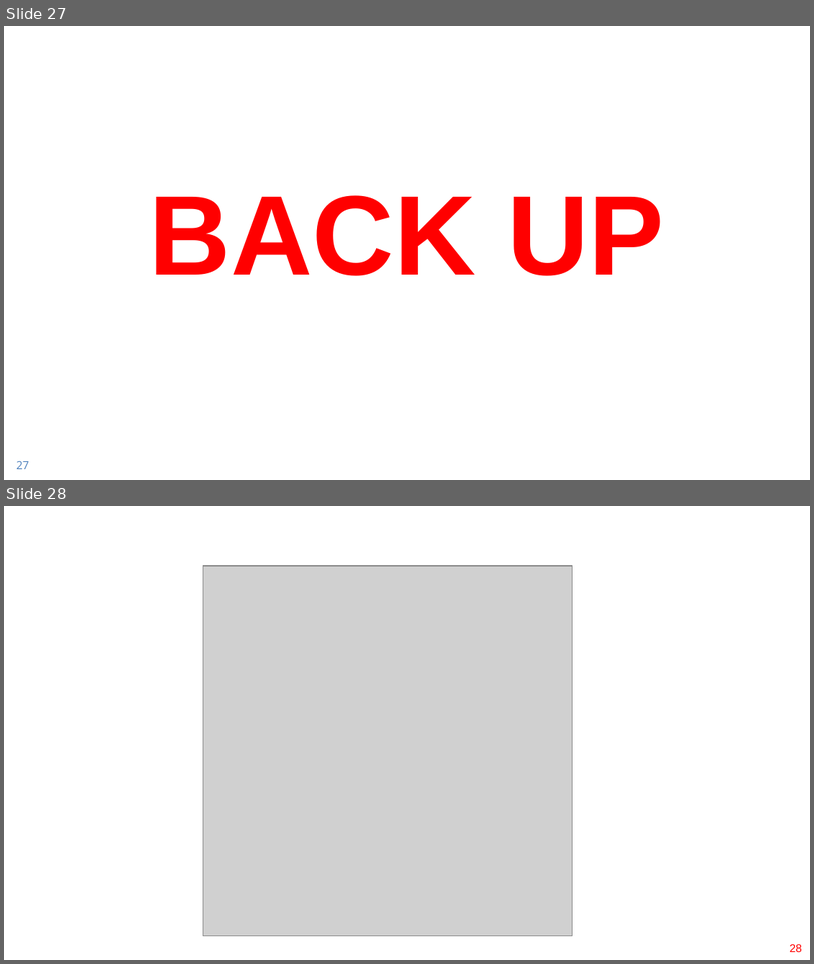
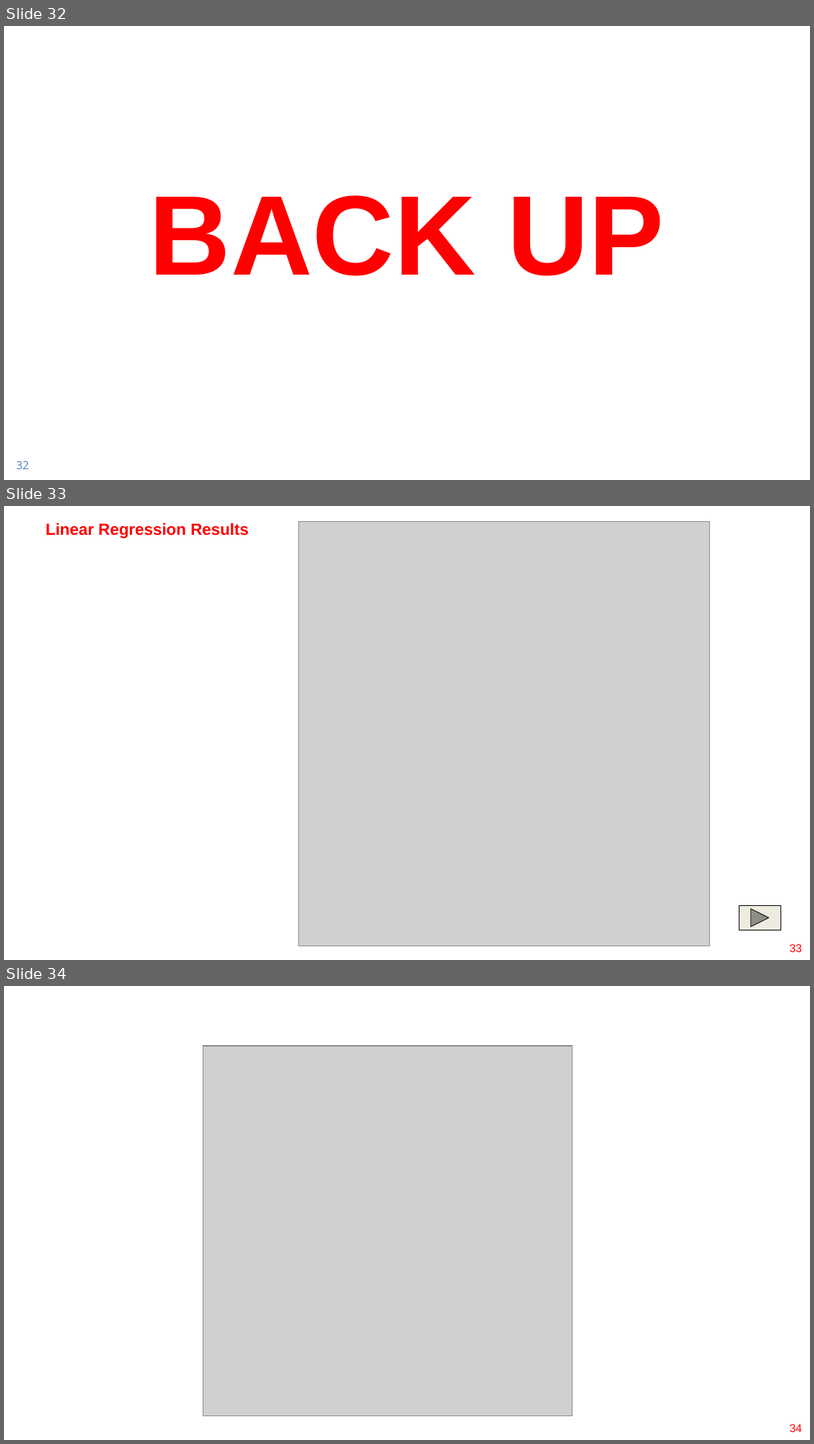
Before and after one commit to aburstyn9068/final_project, a slide deck: ppt/Final Project Group 1 v2.pptx. Shown one above the other, each under a label of ours: slides 27 and 28 before the commit, slides 32, 33 and 34 after it. The pictures are 814x964 and 814x1444 pixels, drawn with LibreOffice and Linux fonts; fonts in the diff are those of the drawing; grey boxes stand for pictures. Boxes give left, top, right and bottom in pixels: in the first picture for what was removed or moved away, otherwise in the second. Text is boxed around its words. In the diff, an @@ line names an element or a change of style, - is before the commit and + after.

```diff
--- a/ppt/Final Project Group 1 v2.pptx
+++ b/ppt/Final Project Group 1 v2.pptx
@@ slide 33 added at box(4, 506, 810, 960), background #FFFFFF @@
@@ title added at box(46, 523, 249, 538), 14.4 pt, text #FF0000, bold @@
+Linear Regression Results
@@ picture added at box(298, 521, 710, 945) @@
@@ rectangle added at box(124, 594, 180, 602), outline #FF0000 1.75 pt @@
@@ action button forward next added at box(739, 905, 782, 929), fill #EEECE1, outline #000000 0.5 pt @@
@@ page number added at box(790, 944, 802, 952), 10 pt, text #FF0000 @@
+33
@@ what was slide 27 is now slide 32 @@
@@ page number at box(16, 460, 29, 469): text changed @@
-27
+32
@@ what was slide 28 is now slide 34 @@
@@ page number at box(790, 1424, 802, 1432): text changed @@
-28
+34
```
Also in this commit, not shown: 4 slides changed, 5 other slides added, 1 other file.
